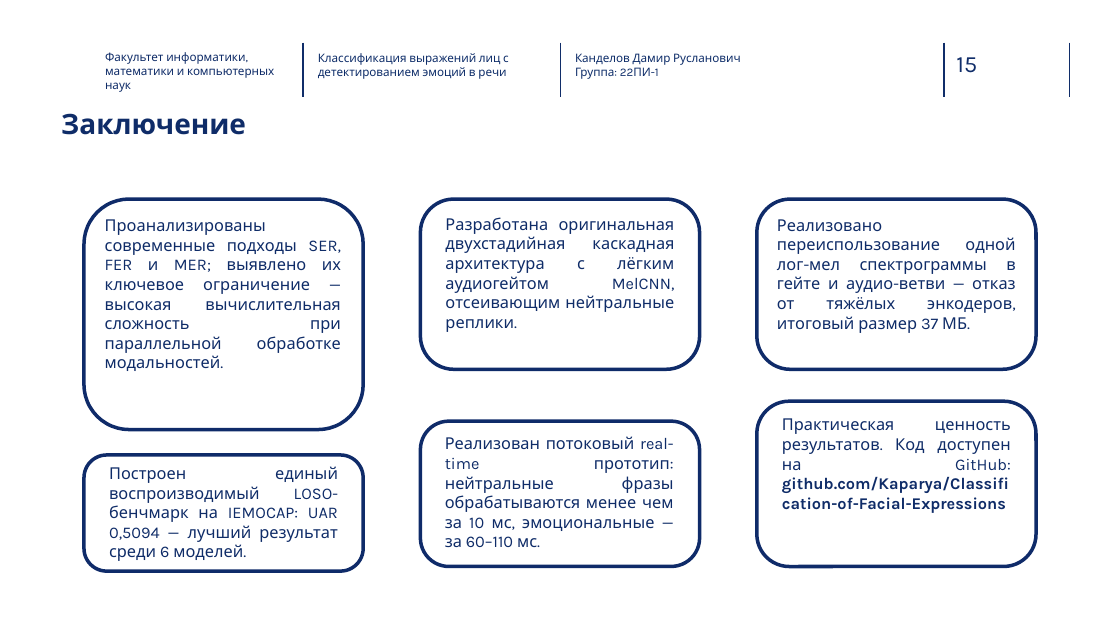
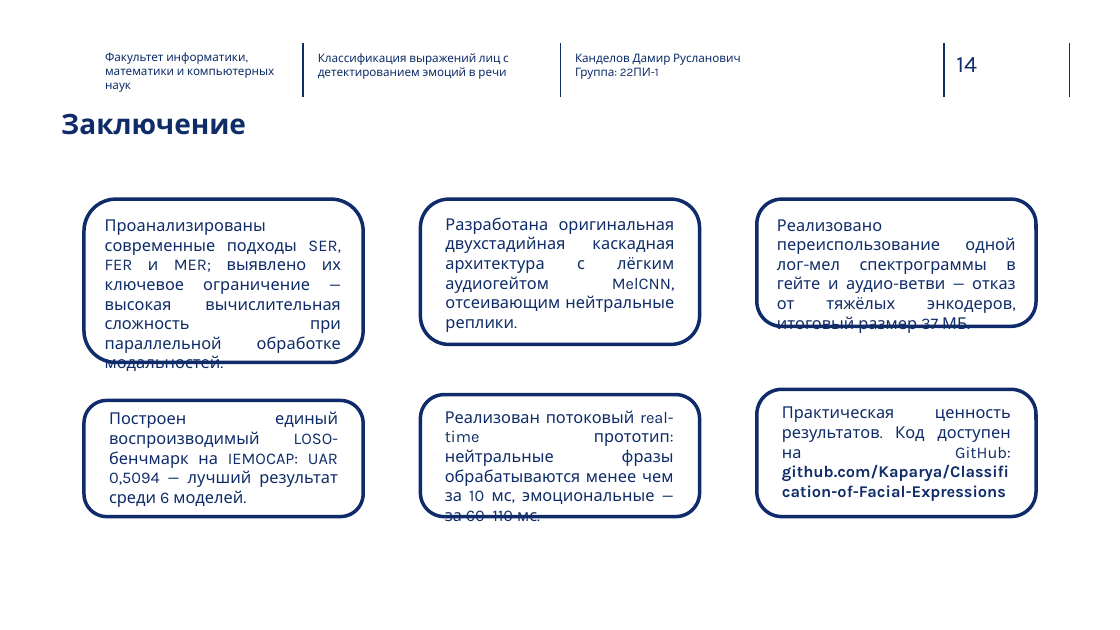
Before and after one commit to Kaparya/Classification-of-Facial-Expressions, a slide deck: slide 14 of Diploma_presentation.pptx (slide 15 before the commit). Drawn at 1120x630 pixels with LibreOffice and Linux fonts; fonts in the diff are those of the drawing; background and template pictures are left out. Boxes give left, top, right and bottom in pixels: in the first picture for what was removed or moved away, otherwise in the second. Text is boxed around its words. In the diff, an @@ line names an element or a change of style, - is before the commit and + after.

```diff
--- a/Diploma_presentation.pptx
+++ b/Diploma_presentation.pptx
@@ page number at (x1=956, y1=57, x2=977, y2=72): text changed @@
-15
+14
@@ rounded rectangle resized from (x1=84, y1=199, x2=363, y2=429) to (x1=84, y1=199, x2=363, y2=363) @@
@@ rounded rectangle resized from (x1=420, y1=199, x2=699, y2=370) to (x1=420, y1=199, x2=699, y2=344) @@
@@ rounded rectangle resized from (x1=757, y1=199, x2=1036, y2=370) to (x1=757, y1=199, x2=1036, y2=327) @@
@@ rounded rectangle resized from (x1=757, y1=402, x2=1036, y2=567) to (x1=757, y1=389, x2=1036, y2=517) @@
@@ rounded rectangle moved from (x1=84, y1=455, x2=363, y2=571) to (x1=84, y1=401, x2=363, y2=517) @@
@@ text "Построен единый воспроизводимый LOSO-бенчмарк на ..." moved from (x1=109, y1=466, x2=338, y2=561) to (x1=109, y1=411, x2=338, y2=507) @@
@@ rounded rectangle resized from (x1=420, y1=421, x2=699, y2=566) to (x1=420, y1=395, x2=699, y2=517) @@
@@ text "Реализован потоковый real-time прототип: нейтральные ..." moved from (x1=445, y1=436, x2=674, y2=547) to (x1=445, y1=410, x2=674, y2=521) @@
@@ text "Практическая ценность результатов. Код доступен ..." moved from (x1=782, y1=418, x2=1011, y2=513) to (x1=782, y1=406, x2=1011, y2=501) @@
```
Also in this commit, not shown: 6 other slides changed, 2 slides added, 1 other file.
